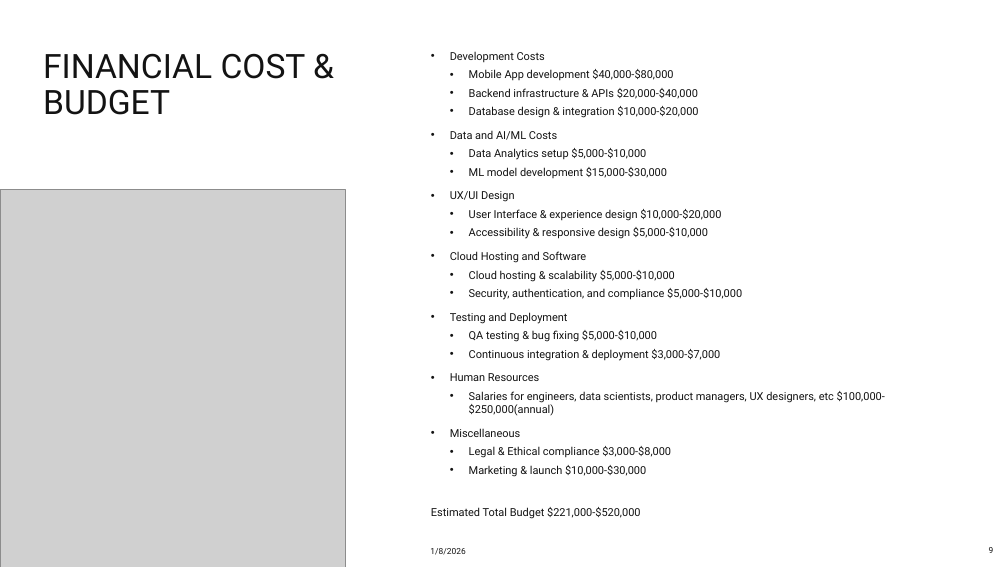
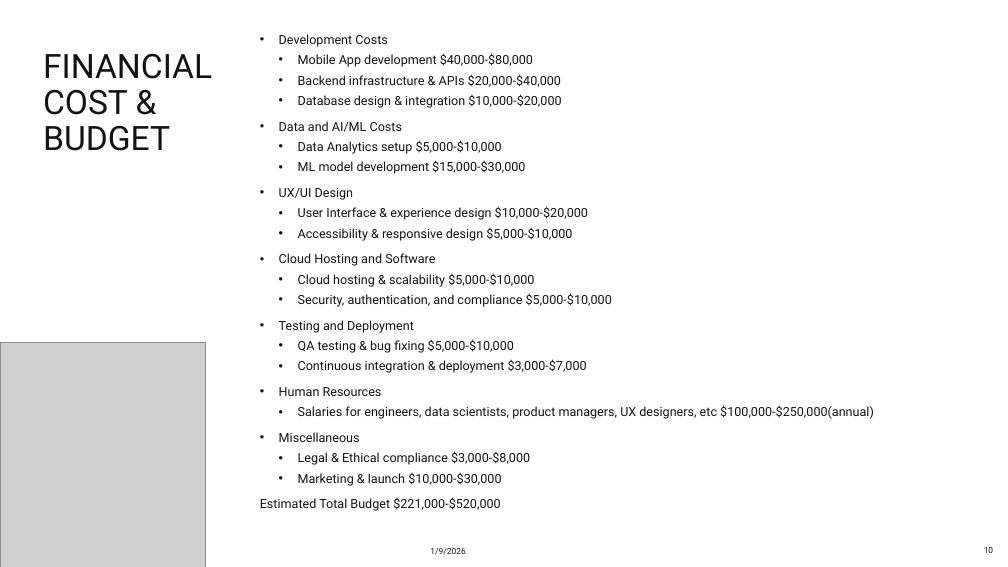
Before and after one commit to pajeeokoth/fashion-insta, a slide deck: slide 10 of Fashion-insta.pptx (slide 9 before the commit). Drawn at 1008x567 pixels with LibreOffice and Linux fonts; fonts in the diff are those of the drawing; grey boxes stand for pictures. Boxes give left, top, right and bottom in pixels: in the first picture for what was removed or moved away, otherwise in the second. Text is boxed around its words. In the diff, an @@ line names an element or a change of style, - is before the commit and + after.

Commit message:
added risks, ethcal and legal issues

```diff
--- a/Fashion-insta.pptx
+++ b/Fashion-insta.pptx
@@ text "Development Costs": place and size @@
-text "Development Costs" at box(431, 52, 885, 519)
+text "Development Costs" at box(260, 34, 874, 511)
@@ text "Development Costs" at box(260, 34, 874, 511): size 10.5 to 12 pt @@
@@ title "FINANCIAL COST & BUDGET" rewrapped from box(43, 53, 306, 115) to box(43, 53, 212, 151) @@
@@ picture: place and size @@
-picture at box(0, 190, 346, 567)
+picture at box(0, 343, 206, 567)
@@ page number at box(984, 547, 993, 553): text changed @@
-9
+10
```
Also in this commit, not shown: 16 other slides changed, 8 slides added, 2 slides removed, 2 other files.
